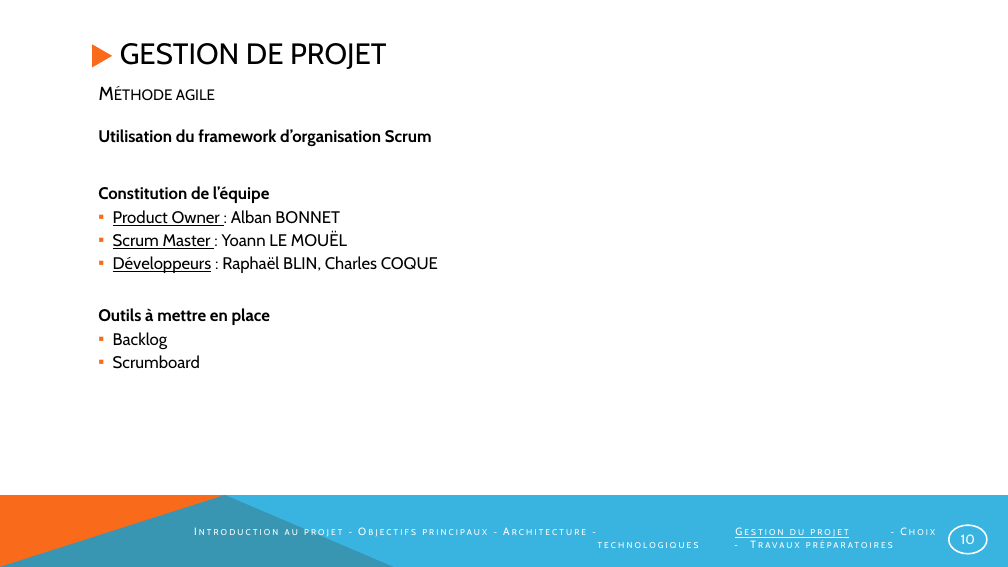
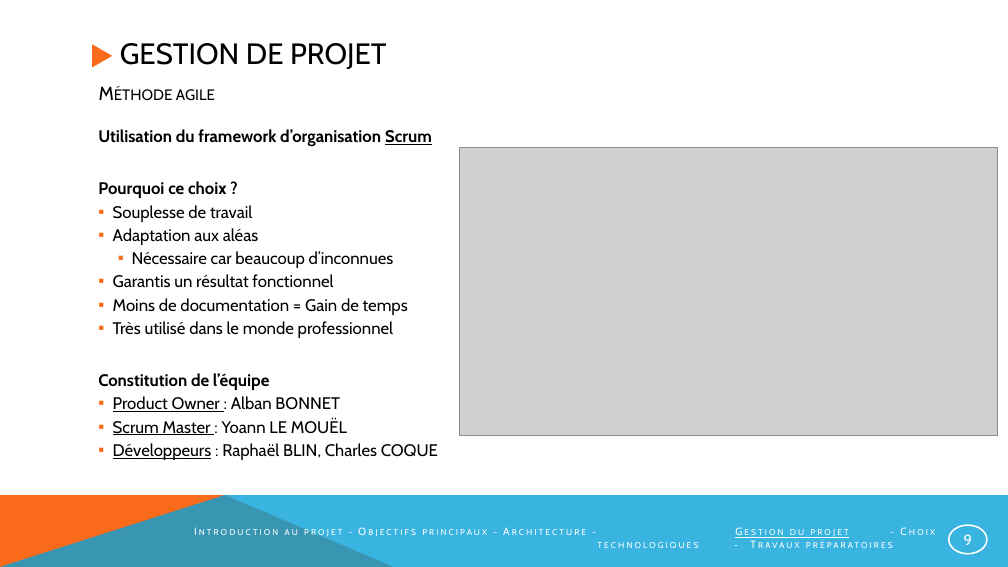
Before and after one commit to NotAVeryIntelligentSystem/NARVIS, a slide deck: slide 9 of Presentation/PrésentationNarvis_2.pptx (slide 10 before the commit). Drawn at 1008x567 pixels with LibreOffice and Linux fonts; fonts in the diff are those of the drawing; grey boxes stand for pictures. Boxes give left, top, right and bottom in pixels: in the first picture for what was removed or moved away, otherwise in the second. Text is boxed around its words. In the diff, an @@ line names an element or a change of style, - is before the commit and + after.

Commit message:
Mise à jour de la Présentation. Modification des User Stories +  Intégration du schéma InputOutput + Ajout d'images + Modification de la partie Gestion de Projet.

```diff
--- a/Presentation/PrésentationNarvis_2.pptx
+++ b/Presentation/PrésentationNarvis_2.pptx
@@ text at (x1=98, y1=129, x2=432, y2=147): underline on in "Scrum" @@
@@ picture added at (x1=459, y1=148, x2=997, y2=436) @@
@@ text at (x1=98, y1=181, x2=408, y2=338): paragraphs added @@
+  Pourquoi ce choix ?
+  ▪ Souplesse de travail
+  ▪ Adaptation aux aléas
+    ▪ Nécessaire car beaucoup d’inconnues
+  ▪ Garantis un résultat fonctionnel
+  ▪ Moins de documentation = Gain de temps
+  ▪ Très utilisé dans le monde professionnel
@@ text at (x1=98, y1=308, x2=270, y2=369): paragraphs removed @@
-Outils à mettre en place
-  ▪ Backlog
-  ▪ Scrumboard
@@ page number at (x1=964, y1=534, x2=972, y2=545): text changed; size 12.8 to 14 pt @@
-10
+9
```
Also in this commit, not shown: 9 other slides changed, 1 slide added, 2 slides removed.
